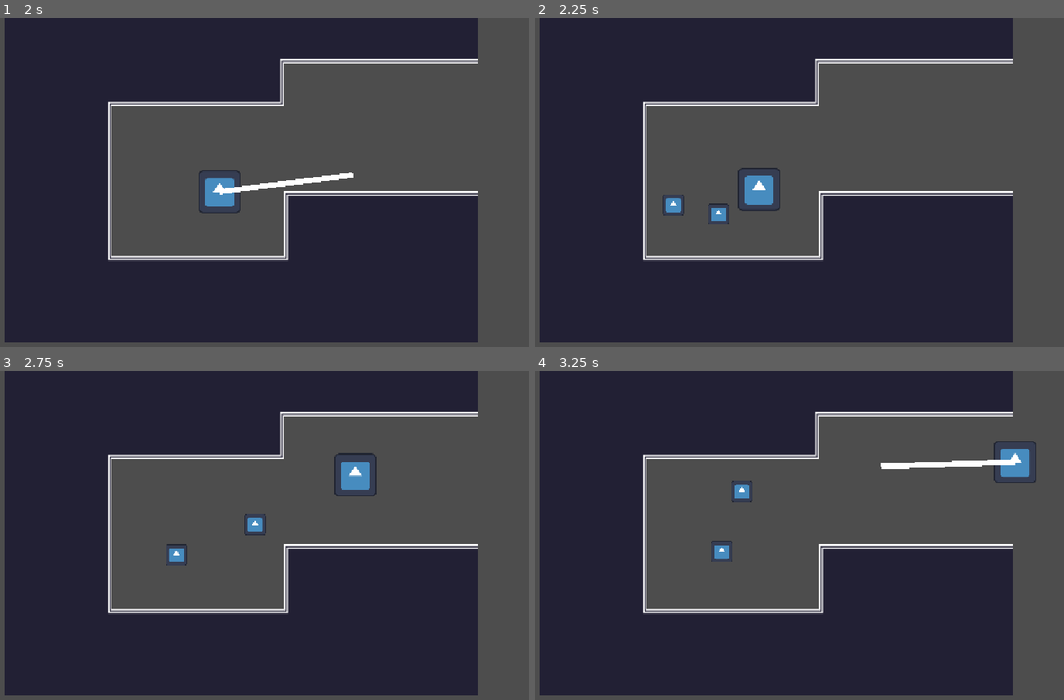
Above: before the commit, frames 1-4 (two rows, left to right).
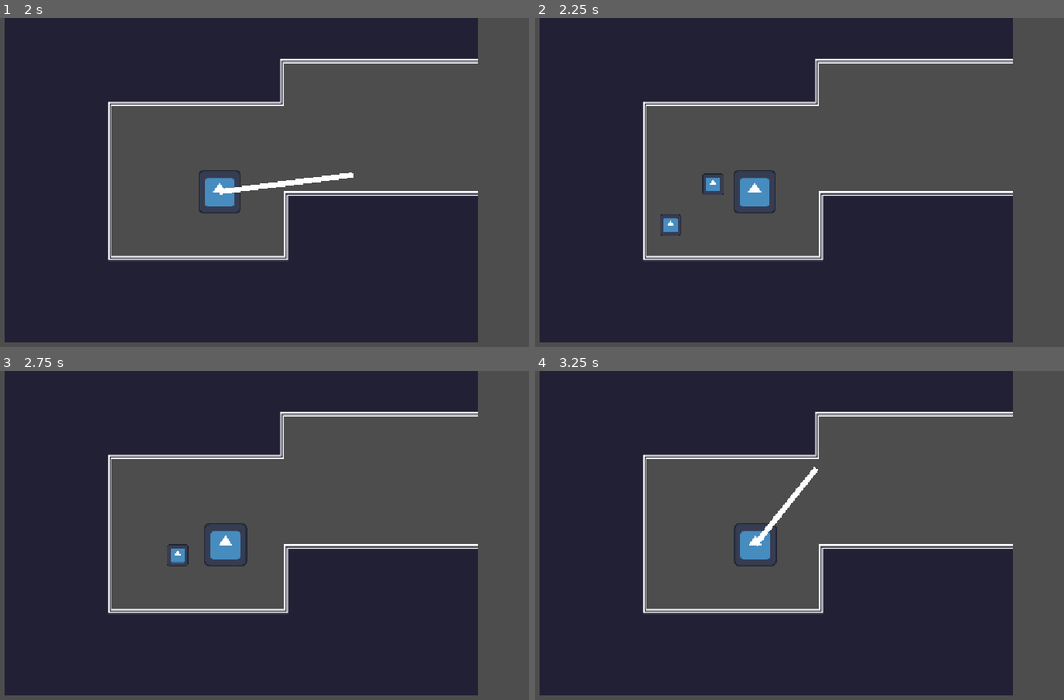
Above: after the commit, the same moments.

Repository: helladecimal/throwmania
Game: Godot game, scene res://scenes/ui.tscn
Two runs of this game, one before a commit and one after it. Both use one fixed random seed, a clock stepped at 60 frames per second and the inputs below. The engine's default icon, where the game draws it, is replaced by a stand-in: a white triangle on a blue panel in a dark square.
Inputs (mouse positions are in pixels of both pictures, inside the frame that each line leads up to):
- Up to frame 1 (2 s): click "play" at 0.5 s; tap Enter at 1.25 s; move the mouse to (354, 175) at 1.27 s; press the mouse at (354, 175) at 1.28 s; hold Right from 1.28 s (still down)
- Up to frame 2 (2.25 s): tap Space at 2 s; move the mouse to (630, 208) at 2.02 s; release Right at 2.03 s; release the mouse at (630, 208) at 2.03 s; hold Down from 2.03 s (still down); click (630, 208) at 2.1 s
- Up to frame 3 (2.75 s): keep holding Down
- Up to frame 4 (3.25 s): move the mouse to (815, 469) at 2.77 s; release Down at 2.78 s; press the mouse at (815, 469) at 2.78 s; hold Right from 2.78 s (still down); tap Alt at 2.85 s

Frame 1 is identical in both runs. In frame 2, 1.1% of the frame differs, in the area x 23-47%, y 45-67%; in frame 3, 1.5%; in frame 4, 2.1%, in the area x 33-95%, y 21-60%.

Commit message:
add ball cooldown

Diff:
--- a/scenes/ball.gd
+++ b/scenes/ball.gd
@@ -1,14 +1,24 @@
 extends RigidBody2D
 class_name Ball
 
-func new():
-	return duplicate()
+@export var bounces = 0
+@onready var timer = $Despawn
 
 # Called when the node enters the scene tree for the first time.
 func _ready() -> void:
+	timer.start()
 	pass # Replace with function body.
 
 
 # Called every frame. 'delta' is the elapsed time since the previous frame.
 func _process(delta: float) -> void:
+	print(bounces)
+	if bounces > 3 or timer.is_stopped():
+		queue_free()
 	pass
+
+
+func _on_body_entered(body: Node) -> void:
+	print("hi")
+	bounces += 1
+	pass # Replace with function body.
--- a/scenes/ball.tscn
+++ b/scenes/ball.tscn
@@ -13,6 +13,8 @@
 [node name="Ball" type="RigidBody2D" unique_id=336183156]
 physics_material_override = SubResource("PhysicsMaterial_cxlvu")
 lock_rotation = true
+contact_monitor = true
+max_contacts_reported = 100
 script = ExtResource("1_cxlvu")
 
 [node name="CollisionShape2D" type="CollisionShape2D" parent="." unique_id=2055469394]
@@ -22,3 +24,9 @@
 [node name="Sprite2D" type="Sprite2D" parent="." unique_id=1496947324]
 scale = Vector2(0.125, 0.125)
 texture = ExtResource("1_7s4qf")
+
+[node name="Despawn" type="Timer" parent="." unique_id=1656821915]
+wait_time = 5.0
+one_shot = true
+
+[connection signal="body_entered" from="." to="." method="_on_body_entered"]
--- a/scenes/player.tscn
+++ b/scenes/player.tscn
@@ -6,8 +6,8 @@
 friction = 0.0
 bounce = 1.0
 
-[sub_resource type="CircleShape2D" id="CircleShape2D_g4v7s"]
-radius = 16.0
+[sub_resource type="RectangleShape2D" id="RectangleShape2D_nt7q6"]
+size = Vector2(32, 32)
 
 [node name="Player" type="RigidBody2D" unique_id=405129931]
 physics_material_override = SubResource("PhysicsMaterial_cxlvu")
@@ -17,7 +17,7 @@
 texture = ExtResource("1_3vyb7")
 
 [node name="CollisionShape2D" type="CollisionShape2D" parent="." unique_id=1692427593]
-shape = SubResource("CircleShape2D_g4v7s")
+shape = SubResource("RectangleShape2D_nt7q6")
 
 [node name="powerbar" type="ColorRect" parent="." unique_id=1020938486]
 anchors_preset = 5
@@ -29,3 +29,6 @@
 grow_horizontal = 2
 rotation = -1.5707964
 pivot_offset = Vector2(2, 0)
+
+[node name="RayCast2D" type="RayCast2D" parent="." unique_id=607625689]
+target_position = Vector2(64, 0)
--- a/scripts/player.gd
+++ b/scripts/player.gd
@@ -4,6 +4,7 @@
 @export var health = 100
 @export var moving = false
 @onready var powerbar: ColorRect = $powerbar
+@onready var ray: RayCast2D = $RayCast2D
 
 var power = 300.0
 # Called when the node enters the scene tree for the first time.
@@ -14,9 +15,10 @@
 var mouse_dir = atan2(mouse_pos.y, mouse_pos.x) + 3*PI/2
 func throw(speed):
 	print(speed)
-	var offset = mouse_pos.normalized() * 64
 	var ball_sc: PackedScene = load("res://scenes/ball.tscn")
 	var ball: Ball = ball_sc.instantiate()
+	var ray_offset = ball.position.distance_to(ray.get_collision_point()) - 5 if ball.position.distance_to(ray.get_collision_point()) < 64 else 64
+	var offset = mouse_pos.normalized() * ray_offset
 	ball.position = position + offset
 	get_tree().root.add_child(ball)
 
Not shown, added: scenes/main.tscn8084020603.tmp
